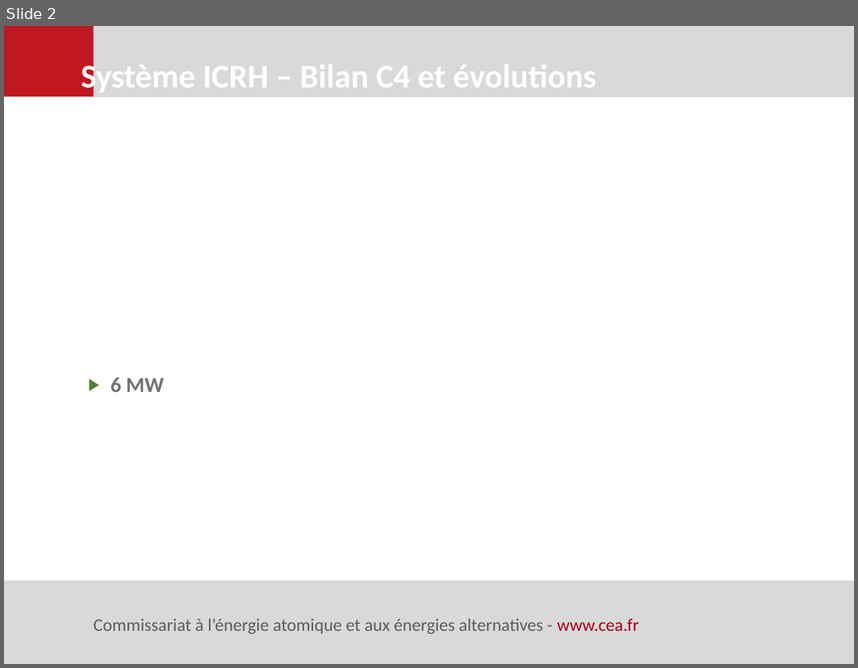
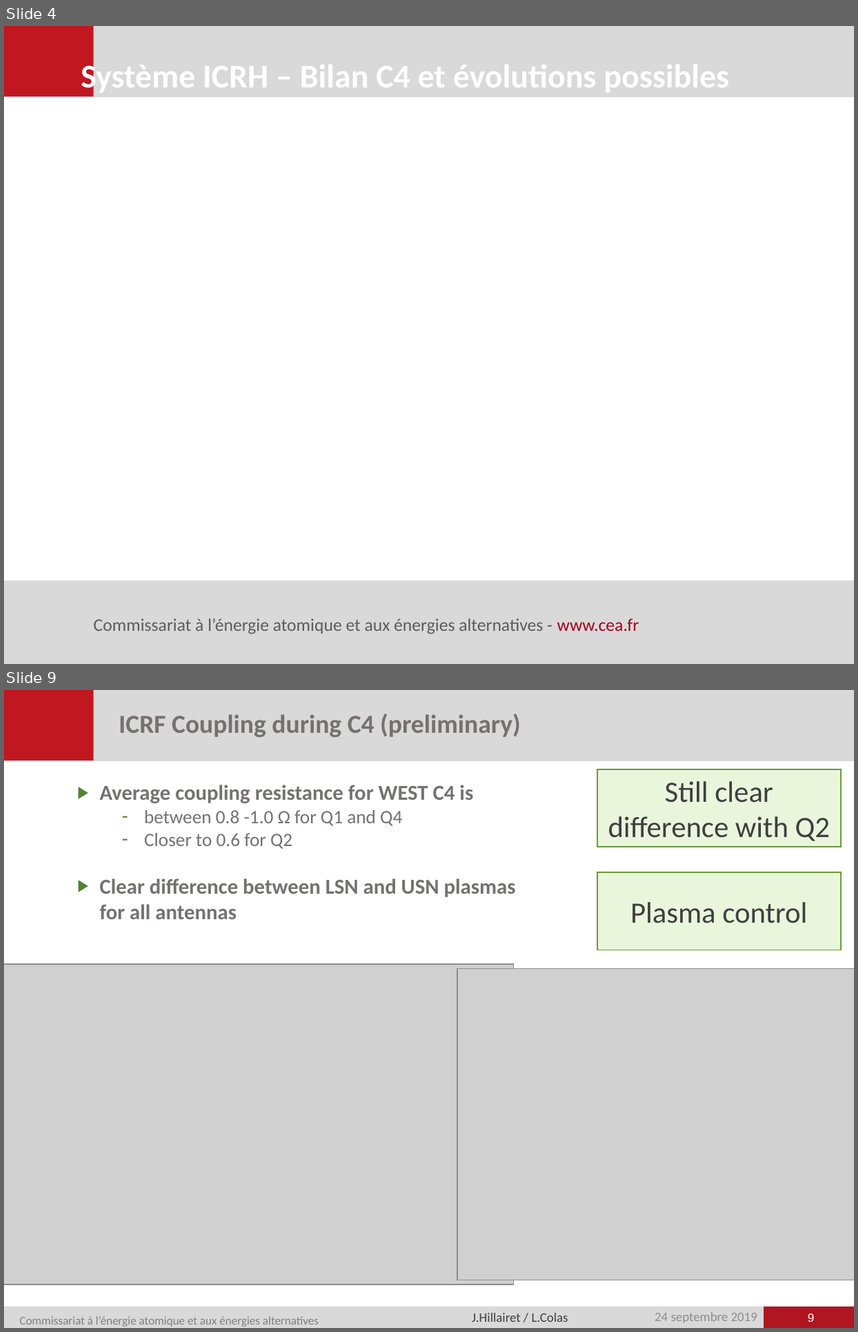
Before and after one commit to jhillairet/WEST_C4, a slide deck: presentations/2019-09-24_Evolutions possibles systeme ICRH de WEST.pptx. Shown one above the other, each under a label of ours: slide 2 before the commit, slides 4 and 9 after it; the slides between them are not shown. The pictures are 858x668 and 858x1332 pixels, drawn with LibreOffice and Linux fonts; fonts in the diff are those of the drawing; grey boxes stand for pictures; background and template pictures are left out. Boxes give left, top, right and bottom in pixels: in the first picture for what was removed or moved away, otherwise in the second. Text is boxed around its words. In the diff, an @@ line names an element or a change of style, - is before the commit and + after.

```diff
--- a/presentations/2019-09-24_Evolutions possibles systeme ICRH de WEST.pptx
+++ b/presentations/2019-09-24_Evolutions possibles systeme ICRH de WEST.pptx
@@ slide 9 added at <box>4,690,854,1328</box>, background #FFFFFF; not listed: 4 template elements that a slide beside it also shows @@
@@ title added at <box>119,713,521,737</box>, 22 pt, text #767171, bold @@
+ICRF Coupling during C4 (preliminary)
@@ rectangle added at <box>597,769,842,847</box>, fill #E9F6DC, outline #6C9A3B 1 pt, 25 pt, text #3F3F3F @@
+Still clear difference with Q2
@@ text added at <box>100,785,516,919</box>, 18 pt, text #767171, bold @@
+▶ Average coupling resistance for WEST C4 is
+  – between 0.8 -1.0 Ω for Q1 and Q4
+  – Closer to 0.6 for Q2
+▶ Clear difference between LSN and USN plasmas
+  for all antennas
@@ rectangle added at <box>597,873,842,950</box>, fill #E9F6DC, outline #6C9A3B 1 pt, 25 pt, text #3F3F3F @@
+Plasma control
@@ picture added at <box>4,964,514,1284</box> @@
@@ picture added at <box>457,969,854,1280</box> @@
@@ text added at <box>20,1316,319,1326</box>, 10 pt, text #808080 @@
+Commissariat à l’énergie atomique et aux énergies alternatives
@@ text added at <box>472,1312,568,1321</box>, 11 pt, text #3F3F3F @@
+J.Hillairet / L.Colas
@@ text added at <box>655,1312,757,1323</box>, 11 pt, text #8C8C8C @@
+24 septembre 2019
@@ page number added at <box>808,1313,815,1321</box>, 10 pt, text #FFFFFF @@
+9
@@ what was slide 2 is now slide 4 @@
@@ slide 4 changed as well @@
@@ text at <box>81,56,729,96</box>: text changed @@
-Système ICRH – Bilan C4 et évolutions
+Système ICRH – Bilan C4 et évolutions possibles
@@ text removed at <box>110,377,164,392</box> @@
-▶ 6 MW
```
Also in this commit, not shown: 1 other slide changed, 20 other slides added, 17 other files.
